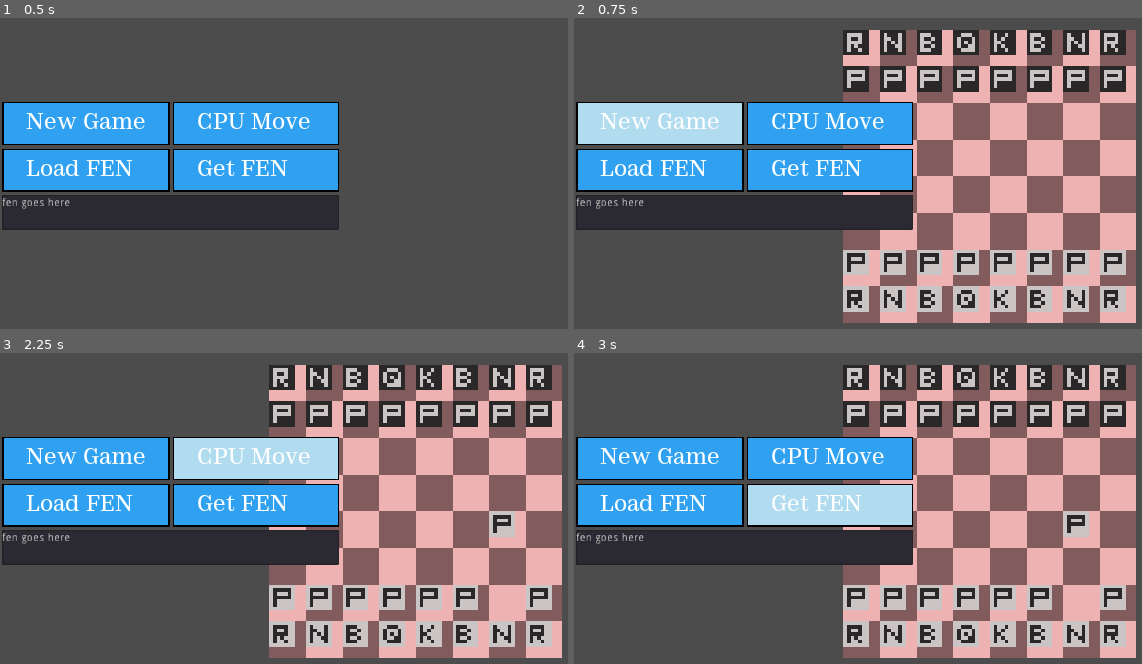
Above: before the commit, frames 1-4 (two rows, left to right).
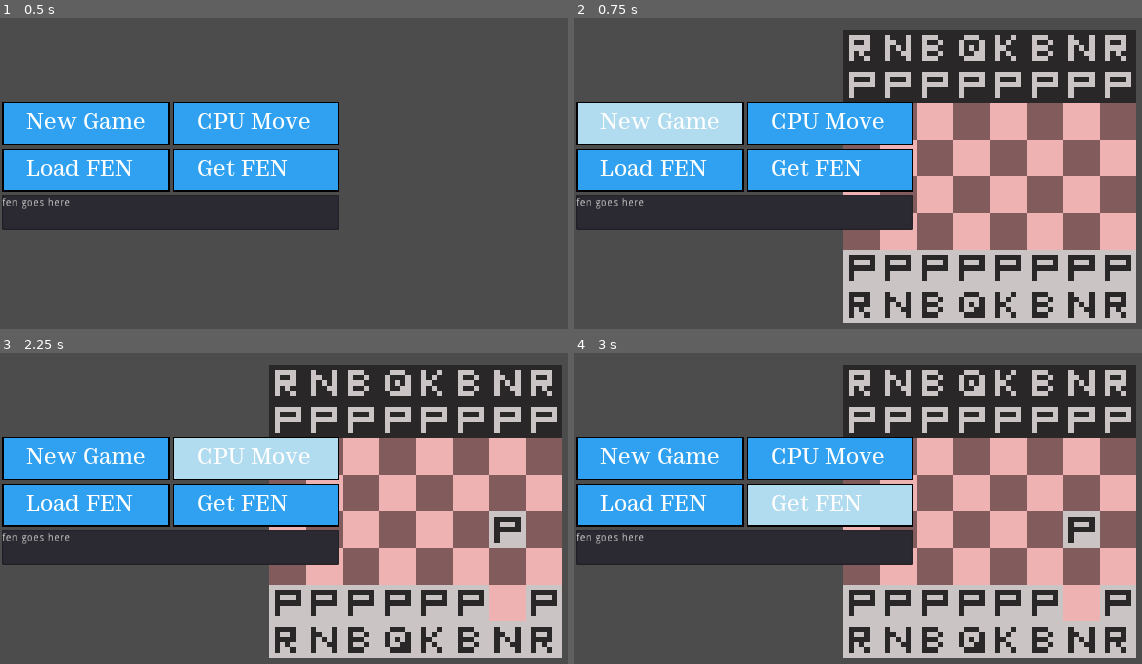
Above: after the commit, the same moments.

Repository: BumboBlast/godot-chess-engine
Game: Godot game, scene res://src/Game.tscn
The game is run twice, just before and just after one commit, with the same random seed, the same clock (stepped at 60 frames per second) and the same inputs.
Inputs (mouse positions are in pixels of both pictures, inside the frame that each line leads up to):
- Up to frame 1 (0.5 s): no input
- Up to frame 2 (0.75 s): click (659, 123) at 0.5 s
- Up to frame 3 (2.25 s): click (85, 458) at 1.25 s; click (255, 458) at 2 s
- Up to frame 4 (3 s): click (829, 505) at 2.75 s

Frame 1 is identical in both runs. In frame 2, 17% of the frame differs, in the area x 47-99%, y 3-99%; in frame 3, 17%; in frame 4, 17%.

Commit message:
pieces take up entire space

Diff:
--- a/src/Chess/Piece.gd
+++ b/src/Chess/Piece.gd
@@ -98,8 +98,14 @@
 
 	$PieceSprite.texture = load(spritepath)
 	#board scale
-	var new_scale = get_parent().get_parent().get_scale()
-
+	var board_scale = get_parent().get_parent().get_scale()
+	var board_px = get_parent().get_parent().texture.get_size()[0]
+	var piece_px = $PieceSprite.texture.get_size()[0]
+
+	print(board_scale, ", ", board_px, ", ", piece_px)
+
+	var new_scale = (board_scale * board_px / 8 ) / (piece_px )
+	print( new_scale)
 	self.set_scale(new_scale)
 	update_piece_sprite_rect()
 
